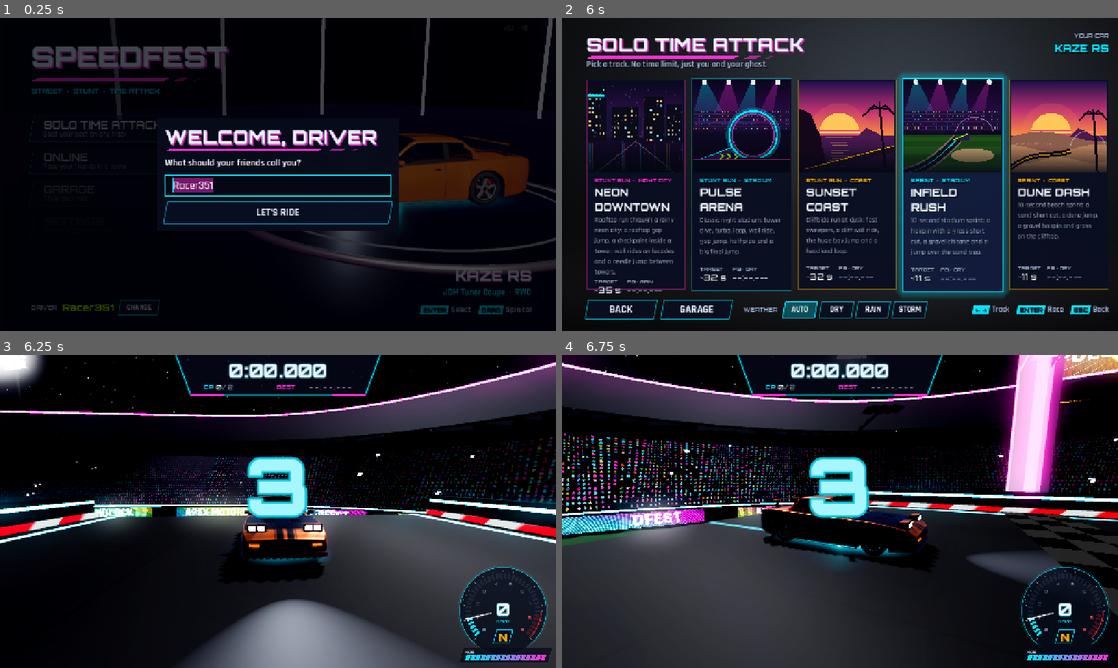
Above: before the commit, frames 1-4 (two rows, left to right).
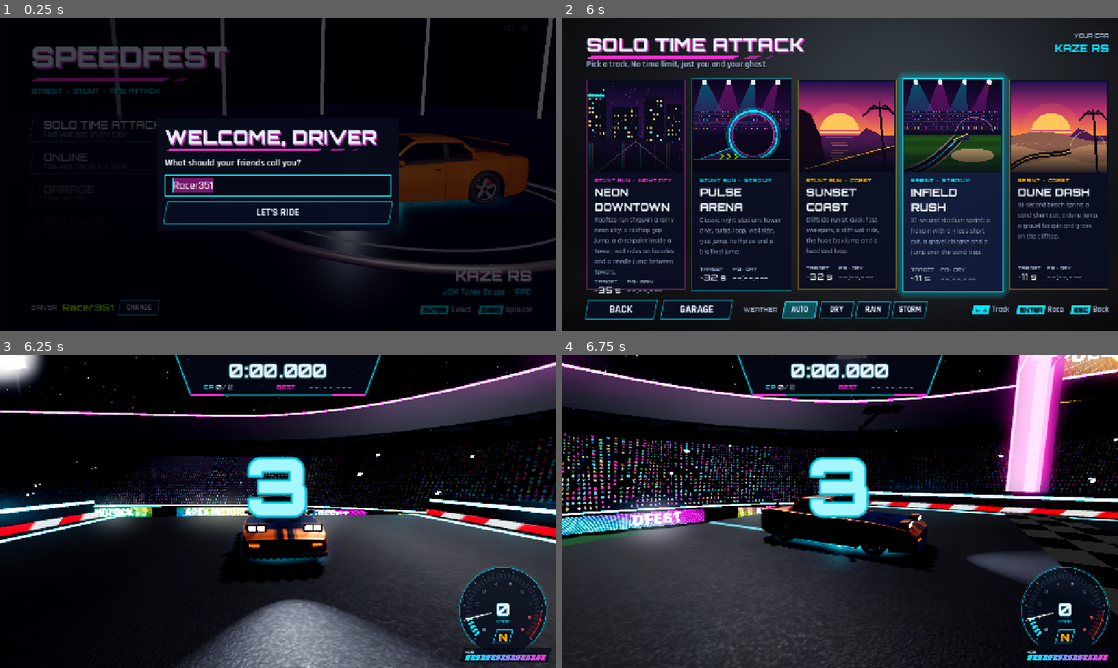
Above: after the commit, the same moments.

Repository: khanhonthetrack/speedfest
Game: Godot game, scene res://ui/main_menu.tscn
Same seed, same stepped clock (60 frames per second), same inputs: the game is played once before the commit and once after it.
Inputs (mouse positions are in pixels of both pictures, inside the frame that each line leads up to):
- Up to frame 1 (0.25 s): no input
- Up to frame 2 (6 s): click (689, 127) at 0.5 s; click (689, 161) at 1.25 s; click (689, 193) at 2 s; click (689, 224) at 2.75 s; click (689, 259) at 3.5 s; click "CHANGE" at 4.25 s; click "LET'S RIDE" at 5 s; tap Enter at 5.75 s; move the mouse to (962, 158) at 5.77 s; hold D (steer_right) from 5.78 s (still down); hold C (camera_cycle) from 5.78 s (still down); click (962, 158) at 5.92 s
- Up to frame 3 (6.25 s): keep holding D (steer_right); keep holding C (camera_cycle)
- Up to frame 4 (6.75 s): release D (steer_right) at 6.5 s; release C (camera_cycle) at 6.5 s; drag from (728, 527) to (812, 574) at 6.52 s

Frames 1-2 are identical in both runs. In frame 3, 1.0% of the frame differs, in the area x 0-100%, y 45-100%; in frame 4, less than 0.1%.

Commit message:
world: generated PBR textures (asphalt, concrete, metal, rock; tools/textures/gen_textures.py) on the road deck (normal-mapped, tangents from the loft), track materials (triplanar) and coast/city terrain; brightness normalized by the 1x1 mip so compat/WebGL match Forward+
Co-Authored-By: Claude Opus 5.5 <noreply@anthropic.com>
Claude-Session: https://claude.ai/code/session_01QRYWGmMZqkk7UaMzXQBB3T

Diff:
--- a/game/shaders/env_terrain.gdshader
+++ b/game/shaders/env_terrain.gdshader
@@ -12,6 +12,26 @@
 uniform vec3 grid_color2 : source_color = vec3(1.0, 0.17, 0.84);
 uniform float grid_energy = 1.4;
 uniform float lawn_brightness = 1.0;    // compat has no volumetric fog lift at night: brighten the lawn
+// Generated PBR maps (tools/textures/gen_textures.py): rock on coast slopes and cliffs, asphalt
+// on city lots. tex_amount 0 = procedural only (quality 0 / textures missing).
+uniform sampler2D rock_albedo : source_color, filter_linear_mipmap_anisotropic, repeat_enable;
+uniform sampler2D rock_rough : hint_default_white, filter_linear_mipmap_anisotropic, repeat_enable;
+uniform sampler2D asphalt_albedo : source_color, filter_linear_mipmap_anisotropic, repeat_enable;
+uniform float tex_amount = 0.0;
+
+// Triplanar rock (6 m tile; strata stay horizontal on the side projections).
+vec4 rock_tex(vec3 wp, vec3 wn) {
+	vec3 w = pow(abs(wn), vec3(4.0));
+	w /= (w.x + w.y + w.z);
+	vec2 ux = vec2(wp.z, -wp.y) / 6.0;
+	vec2 uz = vec2(wp.x, -wp.y) / 6.0;
+	vec2 uy = wp.xz / 6.0;
+	vec3 c = texture(rock_albedo, ux).rgb * w.x + texture(rock_albedo, uz).rgb * w.z + texture(rock_albedo, uy).rgb * w.y;
+	// relative to the texture's average (1x1 mip): sRGB decoding differs between drivers
+	c = c / max(textureLod(rock_albedo, vec2(0.5), 12.0).rgb, vec3(0.005)) * vec3(0.39, 0.33, 0.26);
+	float r = texture(rock_rough, ux).r * w.x + texture(rock_rough, uz).r * w.z + texture(rock_rough, uy).r * w.y;
+	return vec4(c, r);
+}
 
 
 float h21(vec2 p) {
@@ -73,6 +93,10 @@
 		float line = smoothstep(0.0, tw.x * 1.5 + 0.02, tp.x) * smoothstep(0.0, tw.y * 1.5 + 0.02, tp.y);
 		float walk = 1.0 - smoothstep(4.0, 5.0, ed);
 		vec3 asphalt = vec3(0.035, 0.035, 0.042) * (0.7 + 0.6 * n);
+		if (tex_amount > 0.0) {
+			vec3 at = texture(asphalt_albedo, p * 0.5).rgb / max(textureLod(asphalt_albedo, vec2(0.5), 12.0).rgb, vec3(0.005));
+			asphalt = mix(asphalt, vec3(0.035, 0.035, 0.042) * at * (0.7 + 0.6 * n), tex_amount);
+		}
 		vec3 paving = vec3(0.09, 0.085, 0.09) * mix(0.55, 1.0, line) * (0.8 + 0.4 * h21(floor(p / 1.5)));
 		alb = mix(asphalt, paving, walk);
 		// curb line
@@ -97,8 +121,14 @@
 		// darker scrub patches
 		alb *= 0.75 + 0.35 * smoothstep(0.3, 0.7, fbm(p * 0.06 + 3.0));
 		float rk = smoothstep(0.32, 0.5, slope + (n2 - 0.5) * 0.25);
+		float rock_r = 0.75;
+		if (tex_amount > 0.0) {
+			vec4 rt = rock_tex(wpos, wnrm);
+			rock = mix(rock, rt.rgb * 0.75 * (0.8 + 0.4 * n2), tex_amount);
+			rock_r = mix(rock_r, rt.a, tex_amount);
+		}
 		alb = mix(alb, rock, rk);
-		rough = mix(0.9, 0.75, rk);
+		rough = mix(0.9, rock_r, rk);
 		float hs = wpos.y - sea_level;
 		float beach = 1.0 - smoothstep(1.5, 4.5 + n * 3.0, hs);
 		alb = mix(alb, mix(sand, rock * 0.8, rk * 0.6), beach);
--- a/game/shaders/road.gdshader
+++ b/game/shaders/road.gdshader
@@ -15,6 +15,13 @@
 uniform float paint_glow = 0.1;    // retro-reflective paint: stays readable in the dark
 uniform vec4 tunnel_light : source_color = vec4(1.0, 0.62, 0.3, 1.0);
 uniform float tunnel_fake = 0.25;  // fake sodium bounce inside tunnels (UV2.y >= 2 marks tunnels)
+// PBR asphalt (tools/textures/gen_textures.py, 2 m tile). tex_amount 0 = procedural grain only.
+uniform sampler2D tex_albedo : source_color, filter_linear_mipmap_anisotropic, repeat_enable;
+uniform sampler2D tex_normal : hint_normal, filter_linear_mipmap_anisotropic, repeat_enable;
+uniform sampler2D tex_rough : hint_default_white, filter_linear_mipmap_anisotropic, repeat_enable;
+uniform float tex_amount = 0.0;
+uniform float tex_scale = 0.5;      // tiles per meter
+uniform float normal_depth = 1.0;
 
 varying vec2 v_world;
 
@@ -63,6 +70,18 @@
 	float worn = exp(-pow((ax - hw * 0.4) / (hw * 0.18), 2.0));
 	col *= 1.0 - 0.12 * worn;
 	float rough = 0.82 - 0.1 * worn;
+	vec3 tex_n = vec3(0.5, 0.5, 1.0);
+	if (tex_amount > 0.0) {
+		vec2 tuv = UV * tex_scale;
+		// detail relative to the texture's own average (its 1x1 mip), so asphalt_color stays the
+		// tint and the result doesn't depend on how a driver decodes sRGB (compat/WebGL differ)
+		vec3 ta = texture(tex_albedo, tuv).rgb / max(textureLod(tex_albedo, vec2(0.5), 12.0).rgb, vec3(0.005));
+		vec3 tcol = asphalt_color.rgb * ta * (0.85 + 0.3 * patches) * (1.0 - 0.12 * worn);
+		col = mix(col, tcol, tex_amount);
+		// polished wheel tracks: smoother aggregate on the racing lanes
+		rough = mix(rough, texture(tex_rough, tuv).r * (1.0 - 0.12 * worn), tex_amount);
+		tex_n = mix(tex_n, texture(tex_normal, tuv).rgb, tex_amount);
+	}
 
 	vec3 paint = vec3(0.0);
 	float paint_a = 0.0;
@@ -113,11 +132,15 @@
 	float wet = wetness * (0.65 + 0.35 * puddle);
 	col *= 1.0 - 0.35 * wet;
 	rough = mix(rough, 0.06, wet);
+	// water fills the texture: flatter normals where it's wet, flattest in the puddles
+	tex_n = mix(tex_n, vec3(0.5, 0.5, 1.0), wet * 0.75);
 
 	ALBEDO = col;
 	ROUGHNESS = rough;
 	METALLIC = 0.0;
 	SPECULAR = 0.5 + 0.3 * wet;
+	NORMAL_MAP = tex_n;
+	NORMAL_MAP_DEPTH = normal_depth;
 	EMISSION = edge_color.rgb * edge * edge_emission * (1.0 - curb_zone) + tech_glow * edge_emission * 0.5;
 	EMISSION += paint * paint_a * paint_glow;
 	EMISSION += tunnel_light.rgb * (0.16 + 0.6 * col) * tunnel_fake * in_tunnel * (1.0 - 0.4 * smoothstep(0.0, hw, ax));
--- a/game/tracks/scenery/scenery_mat.gd
+++ b/game/tracks/scenery/scenery_mat.gd
@@ -17,6 +17,13 @@
 	m.shader = shader(shader_name)
 	for k in params:
 		m.set_shader_parameter(k, params[k])
+	if shader_name == "terrain" and TrackBuilder.use_pbr():
+		var ra := TrackBuilder.pbr_texture("rock", "albedo")
+		if ra != null:
+			m.set_shader_parameter("rock_albedo", ra)
+			m.set_shader_parameter("rock_rough", TrackBuilder.pbr_texture("rock", "rough"))
+			m.set_shader_parameter("asphalt_albedo", TrackBuilder.pbr_texture("asphalt", "albedo"))
+			m.set_shader_parameter("tex_amount", 1.0)
 	return m
 
 
--- a/game/tracks/track_builder.gd
+++ b/game/tracks/track_builder.gd
@@ -452,6 +452,9 @@
 	var uv := PackedVector2Array()
 	var uv2 := PackedVector2Array()
 	var idx := PackedInt32Array()
+	## Set before lofting to also emit tangents (normal-mapped road deck); loft() fills `tan`.
+	var use_tangents := false
+	var tan := PackedFloat32Array()
 
 	func add(p: Vector3, nn: Vector3, t: Vector2, t2 := Vector2.ZERO) -> int:
 		v.append(p)
@@ -459,6 +462,9 @@
 		uv.append(t)
 		uv2.append(t2)
 		return v.size() - 1
+
+	func add_tangent(tg: Vector3) -> void:
+		tan.append_array(PackedFloat32Array([tg.x, tg.y, tg.z, 1.0]))
 
 	## a = near start, b = far start, c = far end, d = near end (front face on the normal side).
 	func quad(a: int, b: int, c: int, d: int) -> void:
@@ -493,6 +499,8 @@
 		arr[Mesh.ARRAY_TEX_UV] = uv
 		arr[Mesh.ARRAY_TEX_UV2] = uv2
 		arr[Mesh.ARRAY_INDEX] = idx
+		if use_tangents and tan.size() == v.size() * 4:
+			arr[Mesh.ARRAY_TANGENT] = tan
 		mesh.add_surface_from_arrays(Mesh.PRIMITIVE_TRIANGLES, arr)
 		mesh.surface_set_material(mesh.get_surface_count() - 1, mat)
 
@@ -529,6 +537,11 @@
 			var t2 := uv2s[i] if uv2s.size() > i else Vector2.ZERO
 			var ia := acc.add(f * Vector3(a2.x, a2.y, 0.0), wn, Vector2(u0, ds[i]), t2)
 			var ib := acc.add(f * Vector3(b2.x, b2.y, 0.0), wn, Vector2(u0 + e.length(), ds[i]), t2)
+			if acc.use_tangents:
+				# U runs along the profile edge
+				var tg := (f.basis.x * e.x + f.basis.y * e.y).normalized()
+				acc.add_tangent(tg)
+				acc.add_tangent(tg)
 			if prev >= 0:
 				acc.quad(prev, ia, ib, prev2)
 			prev = ia
@@ -681,6 +694,23 @@
 			m = s
 		_:
 			m = null
+	if m is StandardMaterial3D:
+		var sm := m as StandardMaterial3D
+		match key:
+			"concrete":
+				_apply_pbr(sm, "concrete", Color(0.9, 0.9, 0.93), 4.0)
+			"concrete_dark":
+				_apply_pbr(sm, "concrete", Color(0.43, 0.43, 0.47), 4.0)
+			"tunnel":
+				_apply_pbr(sm, "concrete", Color(0.8, 0.75, 0.7), 4.0)
+			"sidewalk":
+				_apply_pbr(sm, "concrete", Color(0.64, 0.64, 0.66), 3.0, true, 0.6)
+			"barrier_neon_body", "metal_dark":
+				_apply_pbr(sm, "metal", Color(0.6, 0.6, 0.62), 2.0)
+			"metal":
+				_apply_pbr(sm, "metal", Color.WHITE, 2.0, false, 0.5)
+			"rock":
+				_apply_pbr(sm, "rock", Color(0.9, 0.85, 0.9), 6.0)
 	if m == null:
 		if key.begins_with("neon_"):
 			var s := ShaderMaterial.new()
@@ -694,6 +724,48 @@
 			m = s
 	_mat_cache[ck] = m
 	return m
+
+
+## Generated PBR texture set (res://assets/textures/<set>/<set>_<map>.*, tools/textures/gen_textures.py).
+## map: "albedo" | "normal" | "rough". Null when missing (the materials fall back to flat colors).
+static func pbr_texture(set_name: String, map: String) -> Texture2D:
+	var ext := "png" if map == "normal" else "jpg"
+	var p := "res://assets/textures/%s/%s_%s.%s" % [set_name, set_name, map, ext]
+	if not ResourceLoader.exists(p):
+		return null
+	return load(p) as Texture2D
+
+
+## Textures are skipped at quality 0 (weak devices keep the cheap flat materials).
+static func use_pbr() -> bool:
+	return Settings.quality >= 1
+
+
+## World-space triplanar PBR maps on a StandardMaterial3D. `tint` multiplies the texture albedo
+## (null albedo keeps the flat albedo color: normal + roughness detail only); `tile` in meters.
+static func _apply_pbr(s: StandardMaterial3D, set_name: String, tint: Color, tile: float, with_albedo := true, normal_scale := 1.0) -> void:
+	if not use_pbr():
+		return
+	var alb := pbr_texture(set_name, "albedo")
+	var nrm := pbr_texture(set_name, "normal")
+	var rgh := pbr_texture(set_name, "rough")
+	if alb == null or nrm == null or rgh == null:
+		return
+	if with_albedo:
+		s.albedo_texture = alb
+		s.albedo_color = tint
+	s.normal_enabled = true
+	s.normal_texture = nrm
+	s.normal_scale = normal_scale
+	s.roughness_texture = rgh
+	s.roughness_texture_channel = BaseMaterial3D.TEXTURE_CHANNEL_RED
+	# roughness_texture multiplies roughness: the maps average ~0.85, so scale back up
+	s.roughness = clampf(s.roughness / 0.85, 0.0, 1.0)
+	s.uv1_triplanar = true
+	s.uv1_world_triplanar = true
+	s.uv1_triplanar_sharpness = 4.0
+	s.uv1_scale = Vector3.ONE / tile
+	s.texture_filter = BaseMaterial3D.TEXTURE_FILTER_LINEAR_WITH_MIPMAPS_ANISOTROPIC
 
 
 static func _neon_color(name: String) -> Color:
@@ -748,6 +820,13 @@
 			s.set_shader_parameter("lane_count", 3)
 	var fake := 1.0 if (Settings.is_compat() or Settings.quality < 2) else 0.3
 	s.set_shader_parameter("tunnel_fake", 0.9 * fake)
+	var ta := pbr_texture("asphalt", "albedo") if use_pbr() else null
+	if ta != null:
+		s.set_shader_parameter("tex_albedo", ta)
+		s.set_shader_parameter("tex_normal", pbr_texture("asphalt", "normal"))
+		s.set_shader_parameter("tex_rough", pbr_texture("asphalt", "rough"))
+		s.set_shader_parameter("tex_amount", 0.75 if style == "neon" else 1.0)
+		s.set_shader_parameter("normal_depth", 0.8 if Settings.is_compat() else 1.2)
 	s.set_shader_parameter("paint_glow", 0.5 if style == "concrete" else 0.15)
 	_mat_cache[ck] = s
 	return s
@@ -794,6 +873,7 @@
 		var c0 := c * L / nchunks
 		var c1 := (c + 1) * L / nchunks
 		var top := Acc.new()
+		top.use_tangents = true
 		var sides := Acc.new()
 		var wall := Acc.new()
 		var neon := Acc.new()
Binary file added: game/assets/textures/asphalt/asphalt_albedo.jpg
Not shown, added: game/assets/textures/asphalt/asphalt_albedo.jpg.import
Binary file added: game/assets/textures/asphalt/asphalt_normal.png
Not shown, added: game/assets/textures/asphalt/asphalt_normal.png.import
Binary file added: game/assets/textures/asphalt/asphalt_rough.jpg
Not shown, added: game/assets/textures/asphalt/asphalt_rough.jpg.import
Binary file added: game/assets/textures/concrete/concrete_albedo.jpg
Not shown, added: game/assets/textures/concrete/concrete_albedo.jpg.import
Binary file added: game/assets/textures/concrete/concrete_normal.png
Not shown, added: game/assets/textures/concrete/concrete_normal.png.import
Binary file added: game/assets/textures/concrete/concrete_rough.jpg
Not shown, added: game/assets/textures/concrete/concrete_rough.jpg.import
(and 14 more such lines)
